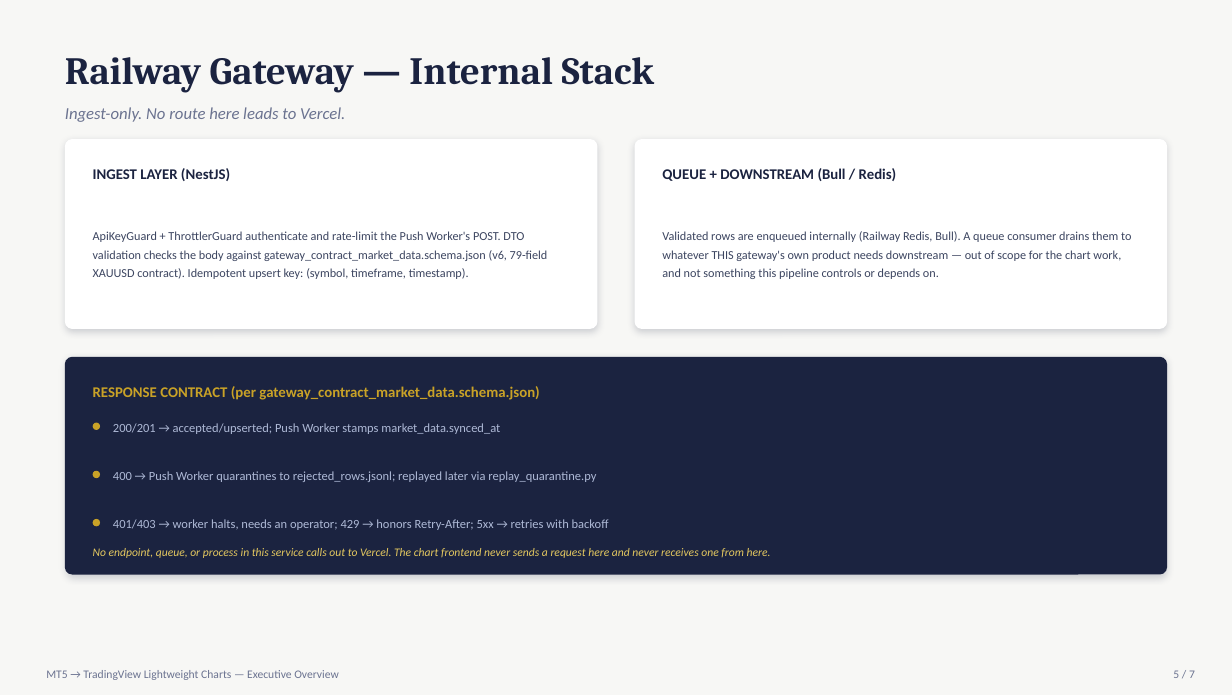
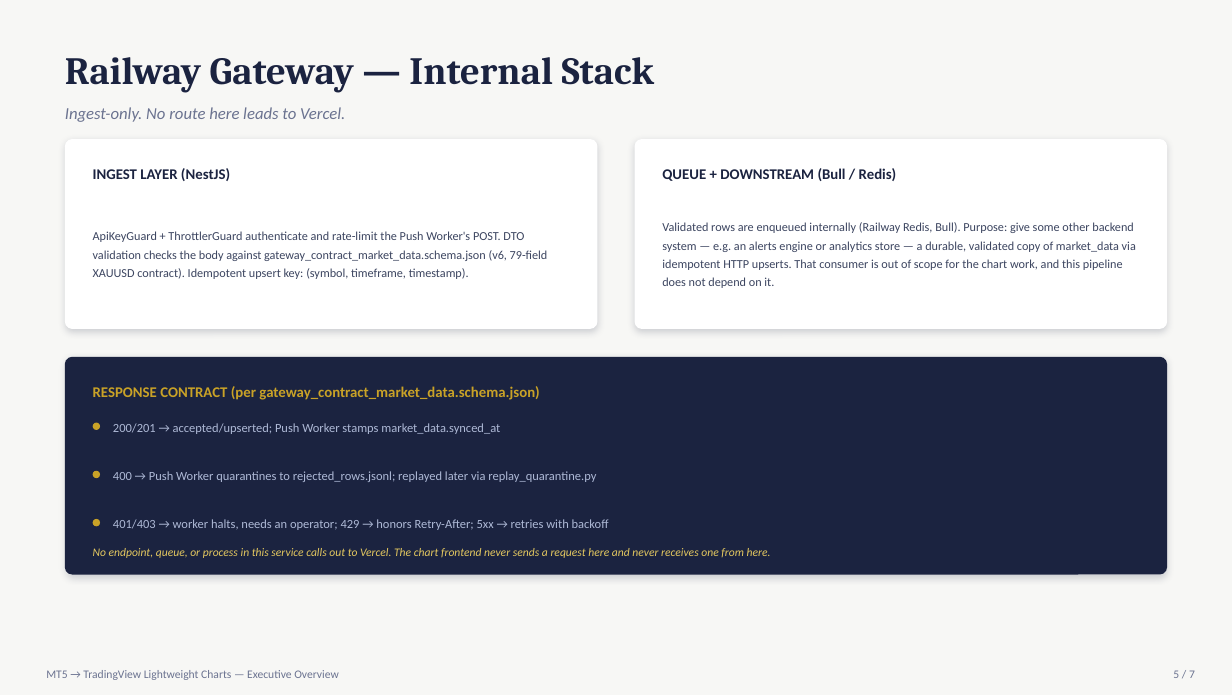
Before and after one commit to ripper7375/trading-alerts-saas-public, a slide deck: slide 5 of backend-stack-c/1_EA-and-backfill-worker-on-contabo-vps/MT5_to_LightweightCharts_Workflow.pptx. Drawn at 1232x695 pixels with LibreOffice and Linux fonts; fonts in the diff are those of the drawing. Boxes give left, top, right and bottom in pixels: in the first picture for what was removed or moved away, otherwise in the second. Text is boxed around its words. In the diff, an @@ line names an element or a change of style, - is before the commit and + after.

```diff
--- a/backend-stack-c/1_EA-and-backfill-worker-on-contabo-vps/MT5_to_LightweightCharts_Workflow.pptx
+++ b/backend-stack-c/1_EA-and-backfill-worker-on-contabo-vps/MT5_to_LightweightCharts_Workflow.pptx
@@ text at bbox=[662, 222, 1136, 288]: text changed @@
-Validated rows are enqueued internally (Railway Redis, Bull). A queue consumer drains them to whatever THIS gateway's own product needs downstream — out of scope for the chart work, and not something this pipeline controls or depends on.
+Validated rows are enqueued internally (Railway Redis, Bull). Purpose: give some other backend system — e.g. an alerts engine or analytics store — a durable, validated copy of market_data via idempotent HTTP upserts. That consumer is out of scope for the chart work, and this pipeline does not depend on it.
```
Also in this commit, not shown: 2 other slides changed, 2 other files.
